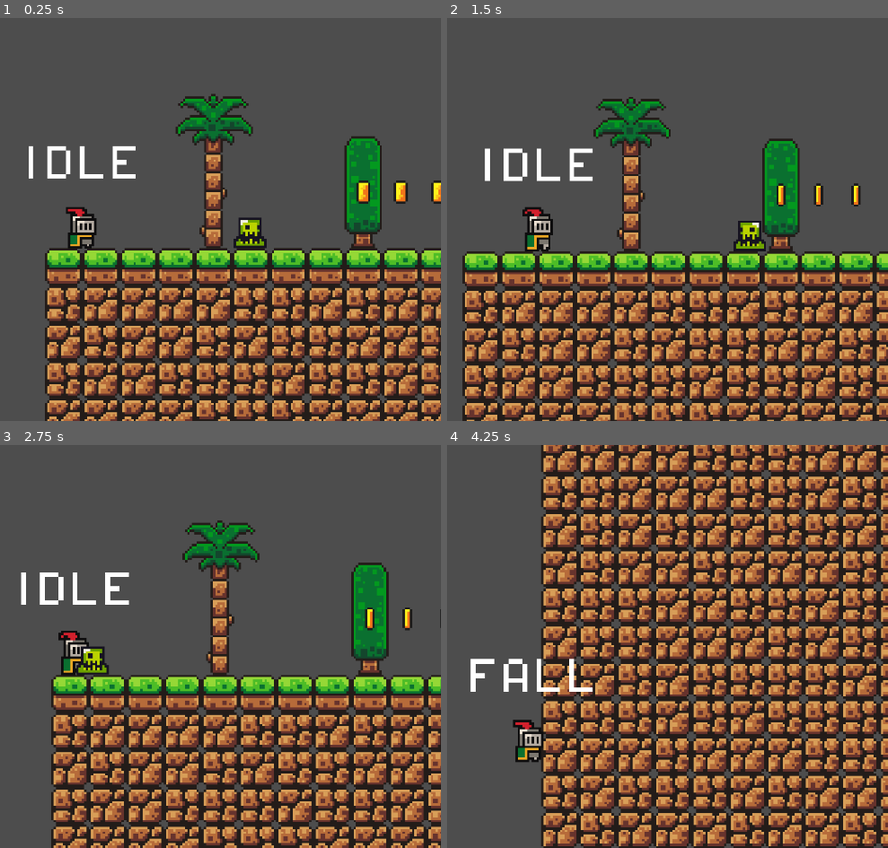
Above: before the commit, frames 1-4 (two rows, left to right).
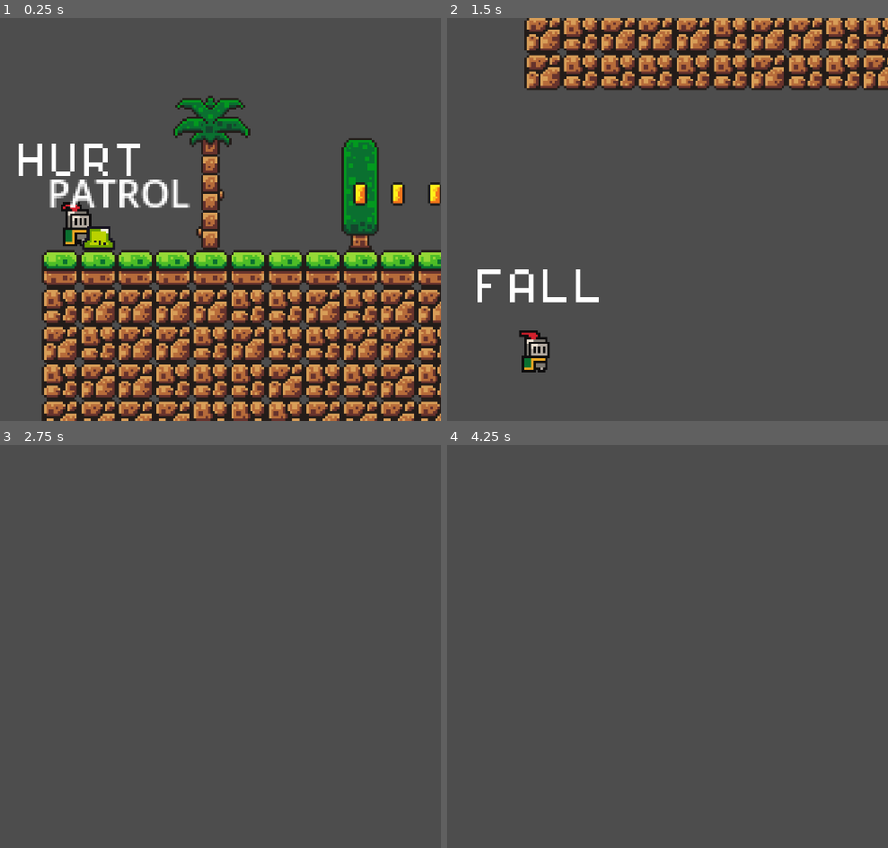
Above: after the commit, the same moments.

Repository: GabrielRSSantos/SimpleAdventureGame
Game: Godot game, scene res://Scenes/World.tscn
Same seed, same stepped clock (60 frames per second), same inputs: the game is played once before the commit and once after it. Sound files missing from this copy of the repository are replaced by a short silence.
Inputs:
- Up to frame 1 (0.25 s): no input
- Up to frame 2 (1.5 s): tap A (A) at 0.6 s; tap Space (Jump) at 0.77, 1.07 s; tap D (D) at 0.8, 1.35 s
- Up to frame 3 (2.75 s): tap Space (Jump) at 1.52, 1.82, 2.3 s; tap E (E) at 1.55 s; hold E (E) from 2.03 s (still down)
- Up to frame 4 (4.25 s): release E (E) at 2.78 s; tap Space (Jump) at 2.85, 3.02, 3.32, 3.77, 4.07 s; tap A (A) at 3.05, 3.6 s; tap D (D) at 3.8 s

The runs differ from the first frame. In frame 1, 32% of the frame differs, in the area x 4-100%, y 18-100%; in frame 2, 60%; in frame 3, 43%; in frame 4, 77%, in the area x 5-100%, y 0-100%.

Commit message:
Enemy states and logic

Diff:
--- a/Scenes/World.tscn
+++ b/Scenes/World.tscn
@@ -2,8 +2,8 @@
 
 [ext_resource type="Texture2D" uid="uid://c2tufot3c7gif" path="res://Assets/sprites/world_tileset.png" id="1_5cjrv"]
 [ext_resource type="PackedScene" uid="uid://uv7cfj3fgpci" path="res://Scenes/Player.tscn" id="2_j0p05"]
-[ext_resource type="PackedScene" uid="uid://c76g0oh3jmmtn" path="res://Scenes/ItemsScene/coin.tscn" id="3_5nsto"]
-[ext_resource type="PackedScene" uid="uid://bvgk7pr34y4qx" path="res://Scenes/enemy.tscn" id="4_gjpho"]
+[ext_resource type="PackedScene" path="res://Scenes/ItemsScene/coin.tscn" id="3_5nsto"]
+[ext_resource type="PackedScene" uid="uid://hhcrkyvo6idw" path="res://Scenes/Enemy.tscn" id="4_gjpho"]
 [ext_resource type="AudioStream" uid="uid://blwhpi3456tmn" path="res://Assets/music/time_for_adventure.mp3" id="5_p70al"]
 
 [sub_resource type="TileSetAtlasSource" id="TileSetAtlasSource_j0p05"]
--- a/Scenes/enemy.tscn
+++ b/Scenes/enemy.tscn
@@ -1,7 +1,13 @@
-[gd_scene format=3 uid="uid://bvgk7pr34y4qx"]
+[gd_scene format=3 uid="uid://hhcrkyvo6idw"]
 
 [ext_resource type="Script" uid="uid://bnec5lgmshnqv" path="res://Scripts/enemy.gd" id="1_1f0kj"]
 [ext_resource type="Texture2D" uid="uid://dmwqfalsmxuew" path="res://Assets/sprites/slime_green.png" id="2_afpow"]
+[ext_resource type="Script" uid="uid://c7gc1oxt8bpru" path="res://Scripts/State/state_machine.gd" id="3_xeo28"]
+[ext_resource type="Script" uid="uid://bwqi1nwcljotg" path="res://Scripts/EnemyStates/idle_state.gd" id="4_kpr8r"]
+[ext_resource type="Script" uid="uid://bucmjb6h2npag" path="res://Scripts/EnemyStates/hurt_state.gd" id="5_6bs3c"]
+[ext_resource type="Script" uid="uid://conle1ofey6ua" path="res://Scripts/EnemyStates/walk_state.gd" id="5_mo1ky"]
+[ext_resource type="Script" uid="uid://beymhtmxe31i2" path="res://Scripts/EnemyStates/dead_state.gd" id="5_uoxpr"]
+[ext_resource type="Script" uid="uid://o5px00lp1kye" path="res://Scripts/EnemyStates/patrol_state.gd" id="6_6bs3c"]
 
 [sub_resource type="RectangleShape2D" id="RectangleShape2D_287tu"]
 size = Vector2(16, 12)
@@ -125,7 +131,7 @@
 
 [node name="EnemySprite" type="AnimatedSprite2D" parent="." unique_id=1918667043]
 sprite_frames = SubResource("SpriteFrames_tk7xo")
-animation = &"Idle"
+animation = &"Walk"
 autoplay = "Idle"
 
 [node name="EnemyHitBoxArea" type="Area2D" parent="." unique_id=87463132 groups=["Enemy"]]
@@ -150,4 +156,31 @@
 position = Vector2(8, 0)
 collision_mask = 4
 
+[node name="StateMachine" type="Node" parent="." unique_id=848281053]
+script = ExtResource("3_xeo28")
+
+[node name="Idle" type="Node" parent="StateMachine" unique_id=473304684]
+script = ExtResource("4_kpr8r")
+
+[node name="Dead" type="Node" parent="StateMachine" unique_id=762049669]
+script = ExtResource("5_uoxpr")
+
+[node name="Hurt" type="Node" parent="StateMachine" unique_id=99006651]
+script = ExtResource("5_6bs3c")
+
+[node name="Walk" type="Node" parent="StateMachine" unique_id=85227894]
+script = ExtResource("5_mo1ky")
+
+[node name="Jump" type="Node" parent="StateMachine" unique_id=1315995412]
+
+[node name="Patrol" type="Node" parent="StateMachine" unique_id=947020776]
+script = ExtResource("6_6bs3c")
+
+[node name="LabelState" type="Label" parent="." unique_id=1183181540]
+offset_left = -22.0
+offset_top = -24.0
+offset_right = 23.0
+offset_bottom = -1.0
+text = "TESTE"
+
 [connection signal="area_entered" from="EnemyHurtBoxArea" to="." method="_on_enemy_hurt_box_area_area_entered"]
--- /dev/null
+++ b/Scripts/EnemyStates/dead_state.gd
@@ -0,0 +1,16 @@
+extends EnemyState
+
+func enter(previous_state_path: String, data := {}) -> void:
+	print("DEAD")
+	enemy.label_state.text = "DEAD"
+	enemy.velocity.x = 0
+	$"../../EnemyHurtBoxArea".set_deferred("monitorable", false)
+	$"../../EnemyHurtBoxArea".set_deferred("monitoring", false)
+	$"../../EnemyHitBoxArea".set_deferred("monitorable", false)
+	$"../../EnemyHitBoxArea".set_deferred("monitoring", false)
+	enemy.enemy_sprite.play("Hurt")
+	await enemy.enemy_sprite.animation_finished
+	enemy.queue_free()
+
+func physics_update(_delta: float) -> void:
+	enemy.move_and_slide()
--- /dev/null
+++ b/Scripts/EnemyStates/enemy_state.gd
@@ -0,0 +1,16 @@
+class_name EnemyState extends State
+
+const IDLE = "Idle"
+const DEAD = "Dead"
+const ROLL = "Roll"
+const HURT = "Hurt"
+const WALK = "Walk"
+const JUMPING = "Jump"
+const FALLING = "Fall"
+
+var enemy: Enemy
+
+func _ready() -> void:
+	await owner.ready
+	enemy = owner as Enemy
+	assert(enemy != null, "The EnemyState state type must be used only in the enemy scene. It needs the owner to be a Enemy node.")
--- /dev/null
+++ b/Scripts/EnemyStates/hurt_state.gd
@@ -0,0 +1,17 @@
+extends EnemyState
+
+func enter(previous_state_path: String, _data := {}) -> void:
+	printerr("HURT LIFE: " + str(enemy.enemy_life))
+	enemy.label_state.text = "HURT"
+	enemy.enemy_life -= 1
+	if enemy.enemy_life == 0:
+		finished.emit("Dead")
+		return
+
+	enemy.velocity.x = 0
+	enemy.enemy_sprite.play("Hurt")
+	await enemy.enemy_sprite.animation_finished
+	finished.emit(previous_state_path)
+
+func physics_update(_delta: float) -> void:
+	enemy.move_and_slide()
--- /dev/null
+++ b/Scripts/EnemyStates/idle_state.gd
@@ -0,0 +1,14 @@
+extends EnemyState
+
+func enter(previous_state_path: String, data := {}) -> void:
+	print("IDLE")
+	enemy.label_state.text = "IDLE"
+
+	if enemy.distance_to_patrol != 0:
+		finished.emit("Patrol")
+		return
+
+	enemy.enemy_sprite.play("Idle")
+
+func physics_update(_delta: float) -> void:
+	enemy.move_and_slide()
--- /dev/null
+++ b/Scripts/EnemyStates/patrol_state.gd
@@ -0,0 +1,29 @@
+extends EnemyState
+
+func enter(previous_state_path: String, data := {}) -> void:
+	print("PATROL")
+	enemy.label_state.text = "PATROL"
+	enemy.enemy_sprite.play("Walk")
+
+func physics_update(_delta: float) -> void:
+	enemy.velocity.x = enemy.SPEED * enemy.direction
+	enemy_patrol()
+	enemy.move_and_slide()
+
+func enemy_patrol() -> void:
+	var limit_right = enemy.start_position.x + enemy.distance_to_patrol
+	var limit_left = enemy.start_position.x - enemy.distance_to_patrol
+
+	if !enemy.enemy_raycast.is_colliding():
+		enemy.direction *= -1
+		enemy.enemy_sprite.flip_h = !enemy.enemy_sprite.flip_h
+		enemy.enemy_raycast.position.x *= -1
+
+	if enemy.global_position.x >= limit_right:
+		enemy.direction = -1
+		enemy.enemy_raycast.position.x = -8
+		enemy.enemy_sprite.flip_h = true
+	elif enemy.global_position.x <= limit_left:
+		enemy.direction = 1
+		enemy.enemy_raycast.position.x = 8
+		enemy.enemy_sprite.flip_h = false
--- /dev/null
+++ b/Scripts/EnemyStates/walk_state.gd
@@ -0,0 +1,10 @@
+extends EnemyState
+
+func enter(previous_state_path: String, data := {}) -> void:
+	print("WALK")
+	enemy.label_state.text = "WALK"
+	enemy.enemy_sprite.play("Walk")
+
+func physics_update(_delta: float) -> void:
+	enemy.velocity.x = enemy.SPEED * enemy.direction
+	enemy.move_and_slide()
--- a/Scripts/enemy.gd
+++ b/Scripts/enemy.gd
@@ -1,44 +1,24 @@
-extends CharacterBody2D
+class_name Enemy extends CharacterBody2D
+
+#IMPORTED LOCAL NODES
+@onready var enemy_sprite = $EnemySprite
+@onready var label_state: Label = $LabelState
+@onready var enemy_raycast: RayCast2D = $RayCast2D
 
 @export var enemy_life := 2
 @export var distance_to_patrol := 100
+@onready var start_position = global_position
 
 const SPEED = 100.0
 const JUMP_VELOCITY = -400.0
-
-@onready var start_position = global_position
 var direction := 1
 
+
 func _physics_process(delta: float) -> void:
-	enemy_patrol()
-	velocity.x = SPEED * direction
 	if not is_on_floor():
 		velocity += get_gravity() * delta
 	move_and_slide()
 
 func _on_enemy_hurt_box_area_area_entered(area: Area2D) -> void:
 	if area.is_in_group("Player"):
-		enemy_life -= 1
-		$EnemySprite.play("Hurt")
-		await $EnemySprite.animation_finished
-		if enemy_life == 0:
-			self.queue_free()
-		$EnemySprite.play("Idle")
-
-func enemy_patrol() -> void:
-	var limit_right = start_position.x + distance_to_patrol
-	var limit_left = start_position.x - distance_to_patrol
-
-	if !$RayCast2D.is_colliding():
-		direction *= -1
-		$EnemySprite.flip_h = !$EnemySprite.flip_h
-		$RayCast2D.position.x *= -1
-
-	if global_position.x >= limit_right:
-		direction = -1
-		$RayCast2D.position.x = -8
-		$EnemySprite.flip_h = true
-	elif global_position.x <= limit_left:
-		direction = 1
-		$RayCast2D.position.x = 8
-		$EnemySprite.flip_h = false
+		$StateMachine._transition_to_next_state("Hurt")
Not shown: 1 places in Scenes/ItemsScene/coin.tscn that only renumber resources
Not shown, added: Scripts/EnemyStates/dead_state.gd.uid
Not shown, added: Scripts/EnemyStates/enemy_state.gd.uid
Not shown, added: Scripts/EnemyStates/hurt_state.gd.uid
Not shown, added: Scripts/EnemyStates/idle_state.gd.uid
Not shown, added: Scripts/EnemyStates/patrol_state.gd.uid
Not shown, added: Scripts/EnemyStates/walk_state.gd.uid
